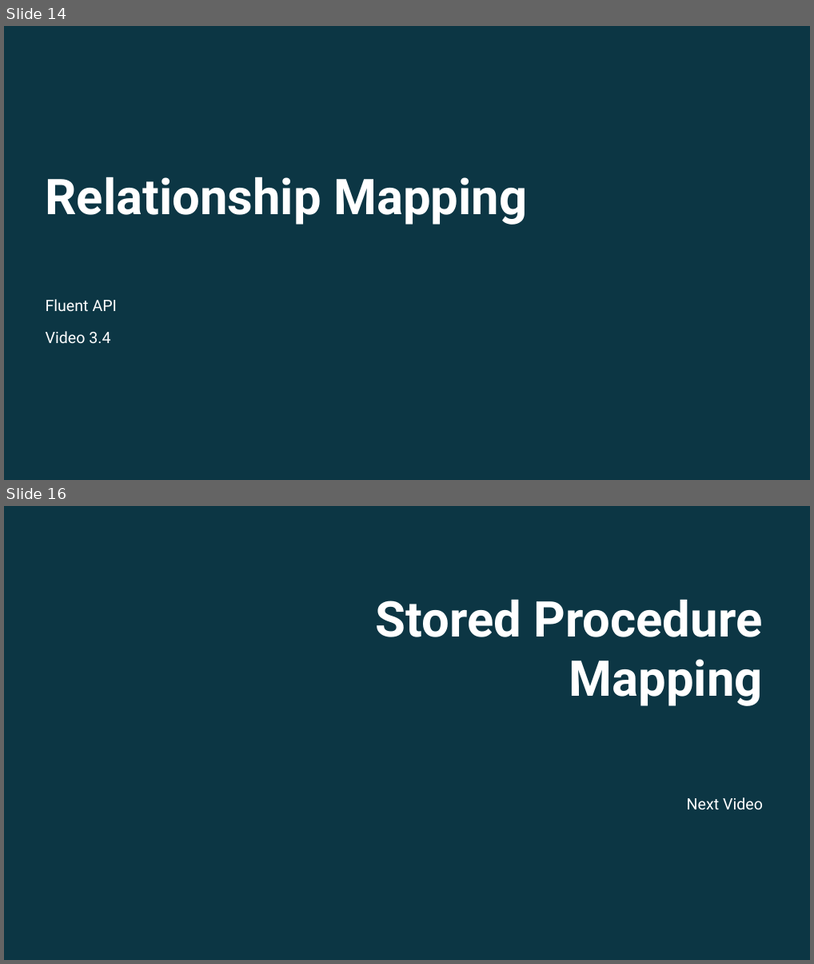
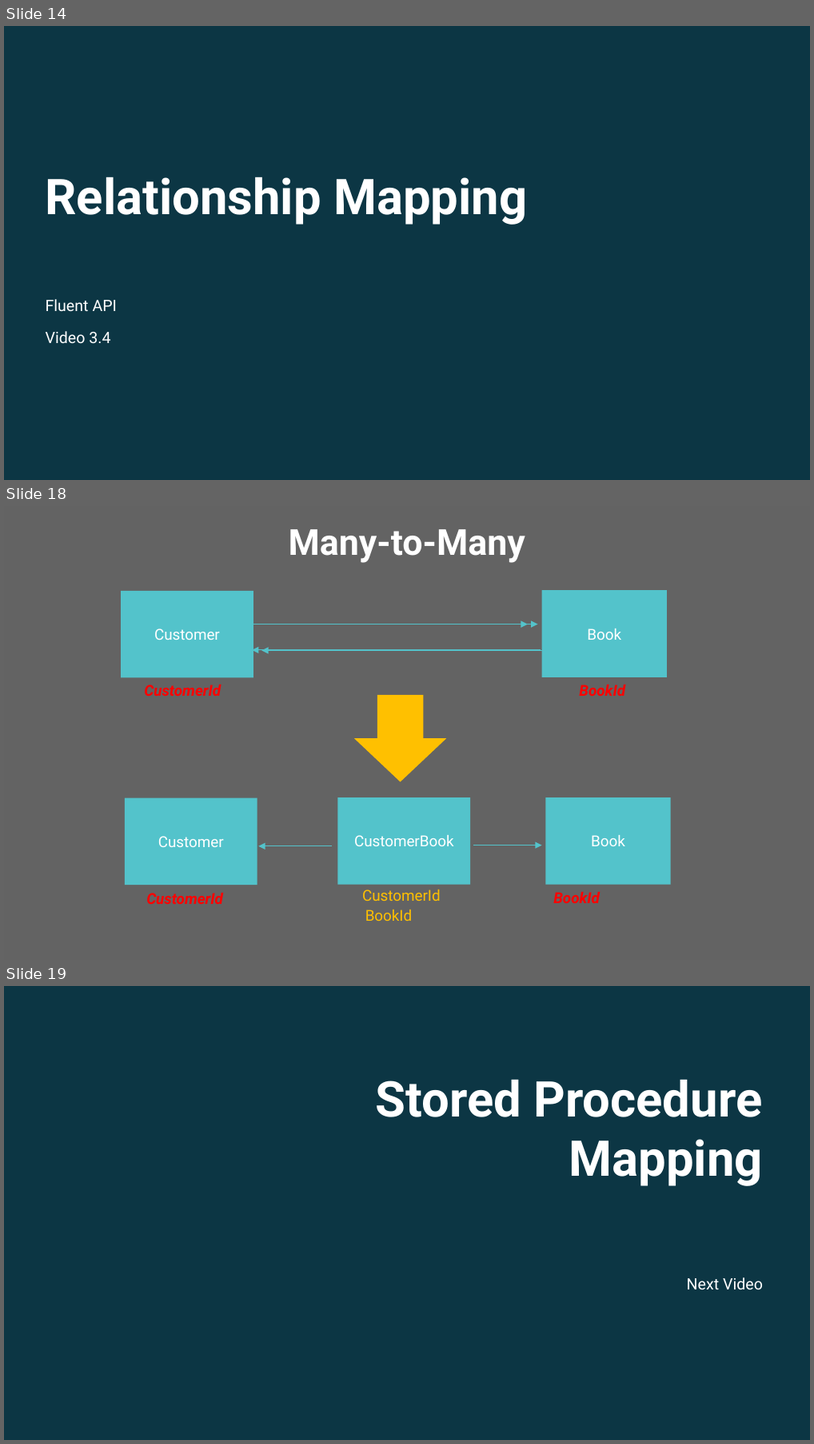
Before and after one commit to ec-council-learning/Entity-Fundamentals-Using-.NET-6, a slide deck: Sections/Section 3/Entity Fundamentals Using .NET 6_Section 3.pptx. Shown one above the other, each under a label of ours: slides 14 and 16 before the commit, slides 14, 18 and 19 after it; the slides between them are not shown. The pictures are 814x964 and 814x1444 pixels, drawn with LibreOffice and Linux fonts; fonts in the diff are those of the drawing; background and template pictures are left out; a plain dark background stands for a picture behind light text. Boxes give left, top, right and bottom in pixels: in the first picture for what was removed or moved away, otherwise in the second. Text is boxed around its words. In the diff, an @@ line names an element or a change of style, - is before the commit and + after.

```diff
--- a/Sections/Section 3/Entity Fundamentals Using .NET 6_Section 3.pptx
+++ b/Sections/Section 3/Entity Fundamentals Using .NET 6_Section 3.pptx
@@ slide 18 added at [4,506,810,960], background picture (left out) @@
@@ rectangle added at [4,506,810,959], fill #3C3C3C at 80% opacity @@
@@ text added at [289,529,526,563], 32 pt, text #FFFFFF, bold @@
+Many-to-Many
@@ rectangle added at [121,591,253,678], fill #53C3CB, 13.5 pt, text #FFFFFF @@
+Customer
@@ rectangle added at [542,590,667,677], fill #53C3CB, 13.5 pt, text #FFFFFF @@
+Book
@@ arrow added from (249, 624) to (538, 624), #53C3CB 0.5 pt @@
@@ arrow added from (253, 624) to (528, 624), #53C3CB 0.5 pt @@
@@ arrow added from (541, 649) to (252, 649), #53C3CB 0.5 pt @@
@@ arrow added from (542, 650) to (262, 650), #53C3CB 0.5 pt @@
@@ text added at [144,684,221,696], 13.5 pt, text #FF0000, bold, italic @@
+CustomerId
@@ down arrow added at [354,695,446,782], fill #FFC000 @@
@@ text added at [579,684,626,696], 13.5 pt, text #FF0000, bold, italic @@
+BookId
@@ rectangle added at [125,798,258,885], fill #53C3CB, 13.5 pt, text #FFFFFF @@
+Customer
@@ rectangle added at [338,797,470,884], fill #53C3CB, 13.5 pt, text #FFFFFF @@
+CustomerBook
@@ rectangle added at [546,797,671,884], fill #53C3CB, 13.5 pt, text #FFFFFF @@
+Book
@@ arrow added from (332, 845) to (259, 845), #53C3CB 0.5 pt @@
@@ arrow added from (474, 844) to (542, 844), #53C3CB 0.5 pt @@
@@ text added at [362,889,441,900], 13.5 pt, text #FFC000 @@
+CustomerId
@@ text added at [146,892,223,904], 13.5 pt, text #FF0000, bold, italic @@
+CustomerId
@@ text added at [366,909,412,920], 13.5 pt, text #FFC000 @@
+BookId
@@ text added at [554,892,600,903], 13.5 pt, text #FF0000, bold, italic @@
+BookId
@@ what was slide 16 is now slide 19 @@
```
Also in this commit, not shown: 3 slides changed, 2 other slides added, 26 other files.
